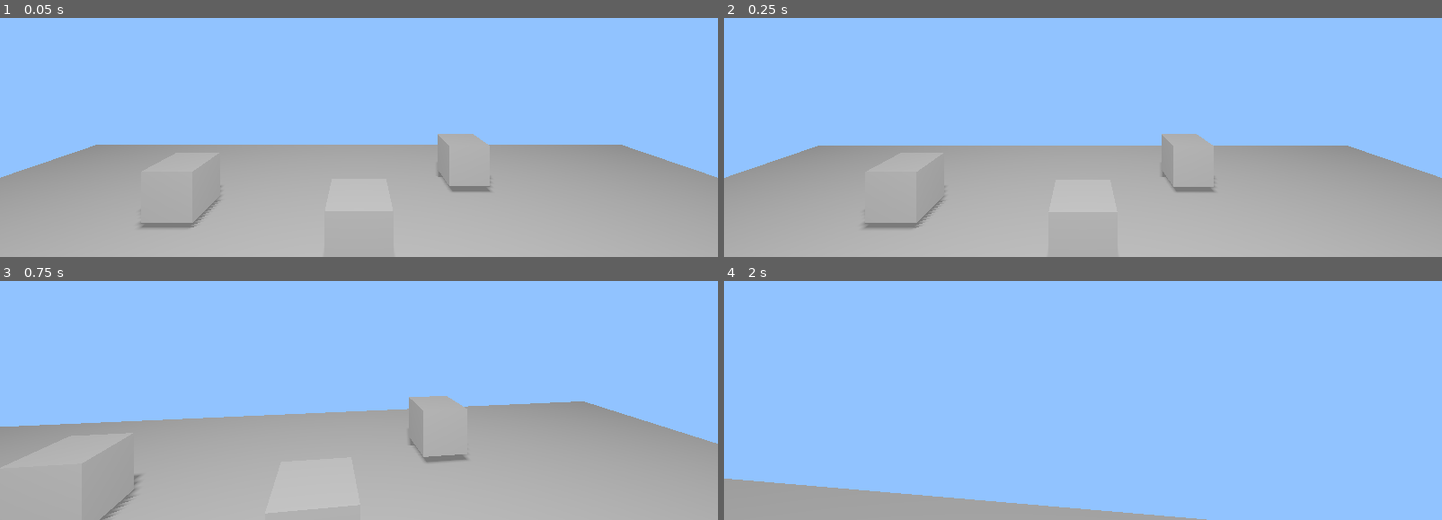
Above: before the commit, frames 1-4 (two rows, left to right).
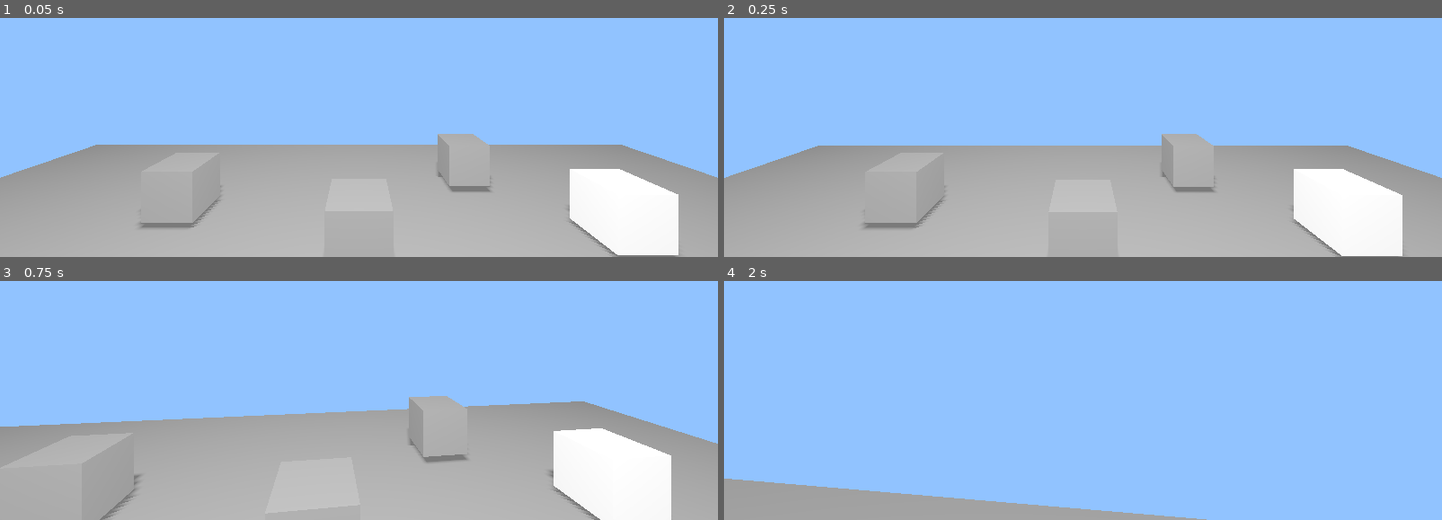
Above: after the commit, the same moments.

Repository: funnyfly76/Mind_Traces
Game: Godot game, scene res://src/levels/TestLevel.tscn
Same seed, same stepped clock (60 frames per second), same inputs: the game is played once before the commit and once after it. After the commit the project has no main scene; this scene is started directly in both runs.
Inputs (mouse positions are in pixels of both pictures, inside the frame that each line leads up to):
- Up to frame 1 (0.05 s): no input
- Up to frame 2 (0.25 s): no input
- Up to frame 3 (0.75 s): tap Enter at 0.5 s; move the mouse to (394, 316) at 0.52 s; hold W (move_forward) from 0.53 s (still down); hold E (interact) from 0.53 s (still down)
- Up to frame 4 (2 s): keep holding W (move_forward); tap Space (jump) at 0.77, 1.52 s; move the mouse to (1047, 319) at 1.27 s; release E (interact) at 1.28 s; tap E (interact) at 1.35 s

The runs differ from the first frame. In frame 1, 4.7% of the frame differs, in the area x 79-95%, y 63-100%; in frame 2, 4.7%; in frame 3, 5.3%, in the area x 76-94%, y 61-100%; in frame 4, nothing differs.

Commit message:
Redesigned interaction system with proper highlight and text

Diff:
--- /dev/null
+++ b/TestInteractable.gd
@@ -0,0 +1,54 @@
+extends Area3D
+
+@onready var label: Label3D = $Label3D
+@onready var mesh: MeshInstance3D = $MeshInstance3D
+
+# Материалы
+var default_material: StandardMaterial3D
+var highlight_material: StandardMaterial3D
+
+# Настройки
+@export var interaction_text: String = "Нажмите [E]"
+
+func _ready():
+	# Добавляем в группу для взаимодействия
+	add_to_group("interactable")
+
+	# Настройка текста
+	label.text = interaction_text
+	label.visible = false
+
+	# Создание материалов
+	_create_materials()
+
+func _create_materials():
+	# Создаем материал если не существует
+	if not mesh.material_override:
+		var new_mat = StandardMaterial3D.new()
+		new_mat.albedo_color = Color(0.8, 0.8, 0.8)
+		mesh.material_override = new_mat
+
+	# Копируем материалы
+	default_material = mesh.material_override.duplicate()
+	highlight_material = default_material.duplicate()
+
+	# Настройка подсветки
+	highlight_material.emission_enabled = true
+	highlight_material.emission = Color(0.2, 0.7, 1.0)
+	highlight_material.emission_energy_multiplier = 0.8
+
+func set_highlight(enable: bool):
+	if enable:
+		mesh.material_override = highlight_material
+		label.visible = true
+	else:
+		mesh.material_override = default_material
+		label.visible = false
+
+func interact():
+	print("Interaction with: ", name)
+
+	# Простая анимация
+	var tween = create_tween()
+	tween.tween_property(mesh, "scale", Vector3(1.2, 1.2, 1.2), 0.1)
+	tween.tween_property(mesh, "scale", Vector3.ONE, 0.1)
--- /dev/null
+++ b/TestInteractable.tscn
@@ -0,0 +1,22 @@
+[gd_scene load_steps=4 format=3 uid="uid://dautmuekracpd"]
+
+[ext_resource type="Script" uid="uid://dnanvmgomesfb" path="res://TestInteractable.gd" id="1_lfcq6"]
+
+[sub_resource type="BoxShape3D" id="BoxShape3D_lfcq6"]
+
+[sub_resource type="BoxMesh" id="BoxMesh_lfcq6"]
+
+[node name="TestInteractable" type="Area3D"]
+script = ExtResource("1_lfcq6")
+
+[node name="CollisionShape3D" type="CollisionShape3D" parent="."]
+shape = SubResource("BoxShape3D_lfcq6")
+
+[node name="MeshInstance3D" type="MeshInstance3D" parent="."]
+mesh = SubResource("BoxMesh_lfcq6")
+
+[node name="Label3D" type="Label3D" parent="."]
+transform = Transform3D(1, 0, 0, 0, 1, 0, 0, 0, 1, 0, 1, 0)
+billboard = 1
+text = "Нажмите [E]"
+outline_size = 16
--- a/project.godot
+++ b/project.godot
@@ -12,7 +12,6 @@
 
 config/name="Mind_Traces"
 config/version="0.1.0-dev"
-run/main_scene="uid://xvesvlbfjm24"
 config/features=PackedStringArray("4.4", "Forward Plus")
 config/icon="res://icon.svg"
 
--- /dev/null
+++ b/src/core/Interactable.gd
@@ -0,0 +1,17 @@
+class_name Interactable
+extends Area3D
+
+# Сигнал при взаимодействии
+signal interacted
+
+# Настройки (экспортируемые)
+@export var interaction_text: String = "Нажмите [E]"
+@export var highlight_color: Color = Color(0.2, 0.7, 1.0)
+
+# Виртуальные методы для переопределения
+func interact():
+	emit_signal("interacted")
+	print("Interacted with: ", name)
+
+func set_highlight(enable: bool):
+	pass
--- a/src/core/Player.tscn
+++ b/src/core/Player.tscn
@@ -11,8 +11,10 @@
 
 [node name="MainCamera" type="Camera3D" parent="Player"]
 
-[node name="InteractionRay" type="RayCast3D" parent="Player"]
-target_position = Vector3(0, 0, -1.5)
+[node name="InteractionRay" type="RayCast3D" parent="Player/MainCamera"]
+target_position = Vector3(0, 0, -3)
+collide_with_areas = true
+collide_with_bodies = false
 
 [node name="CollisionShape3D" type="CollisionShape3D" parent="Player"]
 shape = SubResource("CapsuleShape3D_whp06")
--- a/src/core/player.gd
+++ b/src/core/player.gd
@@ -1,17 +1,27 @@
 extends CharacterBody3D
 
-# Настройки
+# Настройки движения
 @export var mouse_sensitivity: float = 0.002
 @export var move_speed: float = 5.0
 @export var jump_velocity: float = 4.5
 @export var gravity: float = 9.8
+@export var interaction_distance: float = 3.0
 
 # Ссылки на ноды
 @onready var camera: Camera3D = $MainCamera
 @onready var interaction_ray: RayCast3D = $MainCamera/InteractionRay
 
+# Переменные взаимодействия
+var current_interactable: Area3D = null
+
 func _ready():
 	Input.set_mouse_mode(Input.MOUSE_MODE_CAPTURED)
+
+	# Настройка RayCast
+	interaction_ray.enabled = true
+	interaction_ray.target_position = Vector3(0, 0, -interaction_distance)
+	interaction_ray.collide_with_areas = true
+	interaction_ray.collide_with_bodies = false
 
 func _input(event):
 	# Вращение камеры
@@ -19,6 +29,10 @@
 		rotate_y(-event.relative.x * mouse_sensitivity)
 		camera.rotate_x(-event.relative.y * mouse_sensitivity)
 		camera.rotation.x = clamp(camera.rotation.x, -PI/2, PI/2)
+
+	# Обработка взаимодействия
+	if event.is_action_pressed("interact") and current_interactable:
+		current_interactable.interact()
 
 func _physics_process(delta):
 	# Гравитация
@@ -40,3 +54,30 @@
 		velocity.z = move_toward(velocity.z, 0, move_speed)
 
 	move_and_slide()
+
+func _process(_delta):
+	_update_interaction_target()
+
+func _update_interaction_target():
+	interaction_ray.force_raycast_update()
+
+	if interaction_ray.is_colliding():
+		var new_target = interaction_ray.get_collider()
+
+		if new_target != current_interactable:
+			_clear_highlight(current_interactable)
+
+			if new_target is Area3D and new_target.is_in_group("interactable"):
+				current_interactable = new_target
+				_set_highlight(current_interactable)
+	else:
+		_clear_highlight(current_interactable)
+		current_interactable = null
+
+func _set_highlight(target: Area3D):
+	if target and target.has_method("set_highlight"):
+		target.set_highlight(true)
+
+func _clear_highlight(target: Area3D):
+	if target and target.has_method("set_highlight"):
+		target.set_highlight(false)
--- a/src/levels/TestLevel.tscn
+++ b/src/levels/TestLevel.tscn
@@ -1,6 +1,7 @@
-[gd_scene load_steps=7 format=3 uid="uid://xvesvlbfjm24"]
+[gd_scene load_steps=8 format=3 uid="uid://xvesvlbfjm24"]
 
 [ext_resource type="PackedScene" uid="uid://cvtw2s8veyg7b" path="res://src/core/Player.tscn" id="1_rtqgl"]
+[ext_resource type="PackedScene" uid="uid://dautmuekracpd" path="res://TestInteractable.tscn" id="2_hqaei"]
 
 [sub_resource type="BoxMesh" id="BoxMesh_hqaei"]
 
@@ -59,3 +60,12 @@
 light_energy = 2.111
 shadow_enabled = true
 omni_range = 20.3945
+
+[node name="TestInteractable" parent="." instance=ExtResource("2_hqaei")]
+transform = Transform3D(1, 0, 0, 0, 1, 0, 0, 0, 1, 4.76538, 1.11252, -4.82969)
+
+[node name="TestInteractable2" parent="." instance=ExtResource("2_hqaei")]
+transform = Transform3D(1, 0, 0, 0, 1, 0, 0, 0, 1, 6.07281, 0.885806, -1.48018)
+
+[node name="TestInteractable3" parent="." instance=ExtResource("2_hqaei")]
+transform = Transform3D(1, 0, 0, 0, 1, 0, 0, 0, 1, 3.64982, 0.994719, 3.05649)
--- /dev/null
+++ b/src/levels/area_3d_2.gd
@@ -0,0 +1,52 @@
+extends Area3D  # Или Interactable, если вы используете базовый класс
+
+@export var interaction_text: String = "Нажмите [E]"  # Добавьте эту строку
+
+@onready var label: Label3D = $Label3D
+@onready var mesh: MeshInstance3D = $MeshInstance3D
+
+var default_material: StandardMaterial3D
+var highlight_material: StandardMaterial3D
+
+func _ready():
+	# Убедимся что меш существует
+	if not mesh:
+		push_error("MeshInstance3D not found!")
+		return
+
+	# Создаем материалы если их нет
+	if mesh.material_override == null:
+		mesh.material_override = StandardMaterial3D.new()
+
+	# Инициализация материалов
+	default_material = mesh.material_override.duplicate()
+	highlight_material = default_material.duplicate()
+
+	# Настройка подсвеченного материала
+	highlight_material.emission_enabled = true
+	highlight_material.emission = Color(0.2, 0.7, 1.0)
+	highlight_material.emission_energy_multiplier = 0.8
+
+	# Настройка текста
+	if label:
+		label.text = interaction_text  # Теперь переменная определена
+		label.visible = false
+
+func set_highlight(enable: bool):
+	if not mesh: return
+
+	if enable:
+		mesh.material_override = highlight_material
+		if label: label.visible = true
+	else:
+		mesh.material_override = default_material
+		if label: label.visible = false
+
+func interact():
+	# Анимация для демонстрации
+	var tween = create_tween()
+	tween.tween_property(mesh, "scale", Vector3(1.2, 1.2, 1.2), 0.1)
+	tween.tween_property(mesh, "scale", Vector3.ONE, 0.1)
+
+	# Вызов сигнала взаимодействия
+	# emit_signal("interacted")  # Раскомментируйте если используете сигналы
Not shown, added: src/core/Interactable.gd.uid
Not shown, added: src/levels/area_3d_2.gd.uid
Empty file added: test_interactable.gd
Not shown, added: test_interactable.gd.uid
